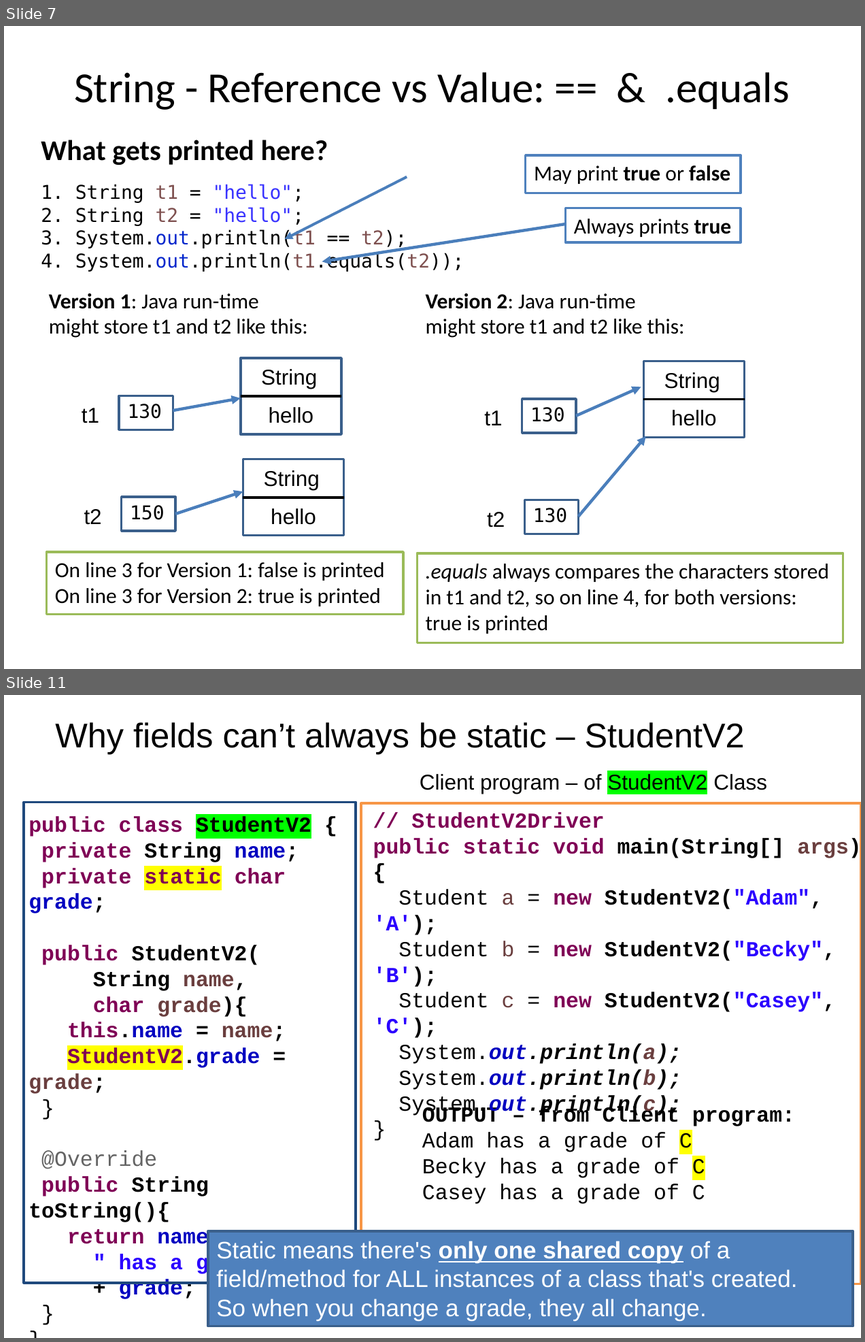
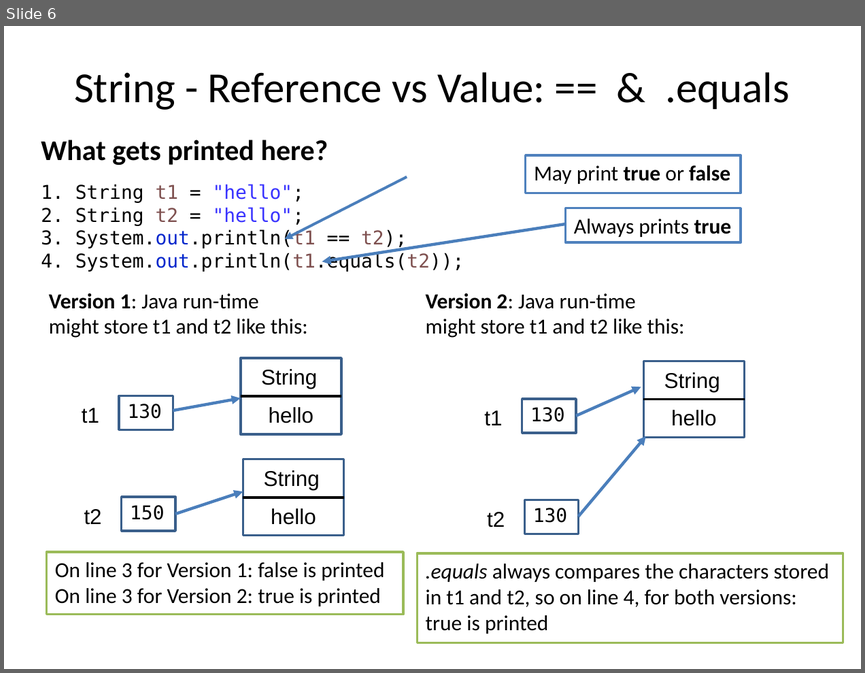
Before and after one commit to RHIT-CSSE/csse220, a slide deck: ClassMaterials/SimpleObjects/Slides/Part2-ObjectRefs.pptx. Shown one above the other, each under a label of ours: slides 7 and 11 before the commit, slide 6 after it; the slides between them are not shown. The pictures are 865x1342 and 865x673 pixels, drawn with LibreOffice and Linux fonts; fonts in the diff are those of the drawing. Boxes give left, top, right and bottom in pixels: in the first picture for what was removed or moved away, otherwise in the second. Text is boxed around its words. In the diff, an @@ line names an element or a change of style, - is before the commit and + after.

```diff
--- a/ClassMaterials/SimpleObjects/Slides/Part2-ObjectRefs.pptx
+++ b/ClassMaterials/SimpleObjects/Slides/Part2-ObjectRefs.pptx
@@ slide 11 removed at [4, 695, 861, 1338], background #FFFFFF @@
@@ title removed at [55, 722, 745, 754] @@
-Why fields can’t always be static – StudentV2
@@ text removed at [419, 774, 767, 794] @@
-Client program – of StudentV2 Class
@@ rectangle removed at [24, 802, 356, 1283] @@
@@ text removed at [28, 816, 311, 1275] @@
-public class StudentV2 {
-private String name;
-private static char grade;
-public StudentV2(
-String name,
-char grade){
-this.name = name;
-StudentV2.grade = grade;
-}
-@Override
-public String toString(){
-return name +
-" has a grade of "
-+ grade;
-}
-}
@@ rectangle removed at [361, 803, 861, 1284] @@
@@ text removed at [373, 812, 861, 1117] @@
-// StudentV2Driver
-public static void main(String[] args) {
-Student a = new StudentV2("Adam", 'A');
-Student b = new StudentV2("Becky", 'B');
-Student c = new StudentV2("Casey", 'C');
-System.out.println(a);
-System.out.println(b);
-System.out.println(c);
-}
@@ text removed at [422, 1106, 795, 1204] @@
-OUTPUT – from Client program:
-Adam has a grade of C
-Becky has a grade of C
-Casey has a grade of C
@@ rectangle removed at [208, 1231, 853, 1325] @@
-Static means there's only one shared copy of a field/method for ALL instances of a class that's created.
-So when you change a grade, they all change.
@@ what was slide 7 is now slide 6 @@
```
Also in this commit, not shown: 1 slide changed, 14 other slides removed, 4 other files.
